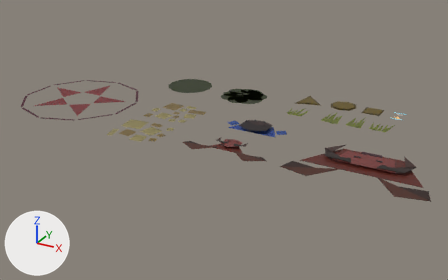
A saved change to the glTF model assets/models/meshes.gltf.
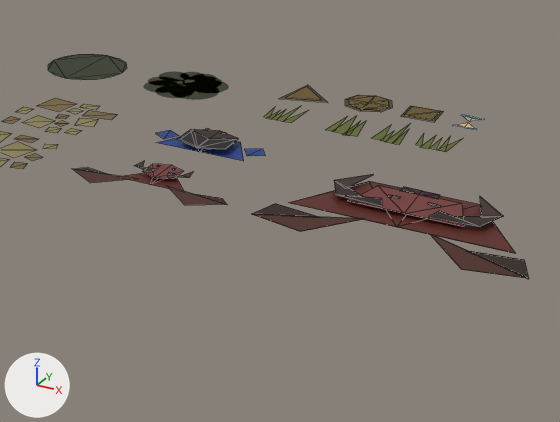
Each version appears first whole from a 50 mm lens placed at (6.53, -9.62, 4.66), pointed at (0.89, 0.63, -0.47), and next in a close-up on the part from 32% to 100% of the width and 18% to 100% of the height. Lighting does not change. The marker at lower left points along +X, +Y and +Z. The close-ups show mesh edges as thin lines. Vertices at the same position are counted once.

The first close-up shows 'LumberingDevil', 'Person', 'Player', 'RoadTile', 'RoadTile2', 'Shadow', 'Shadow.001', 'Trunk2'.
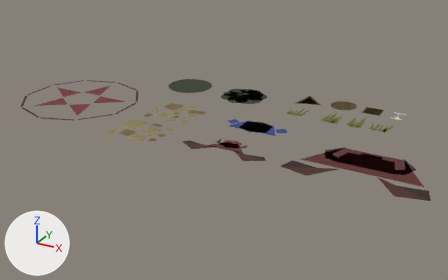
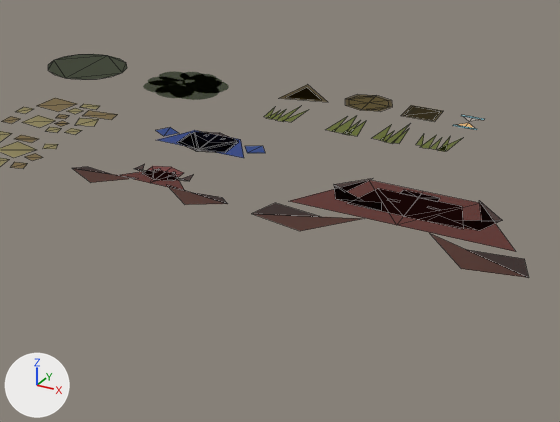
Edits to the bpy script that builds the scene:
```text
Change me_plane_006:
    used by ob_player; location = (1.614, -0.595, 0.0)
    remove me_plane_006.from_pydata(...)  # 42 vertices, 20 faces; spans x -0.87..0.87, y -0.35..0.37, z -0.02..0.04
    add me_plane_006.from_pydata(...)  # 40 vertices, 20 faces; spans x -0.87..0.87, y -0.35..0.37, z 0.0
    me_plane_006 part 1: the loose piece of 6 vertices spanning x -0.39..0.39, y -0.08..0.24, z -0.02 is moved by (0.0, 0.0, 0.02)
    me_plane_006 part 2: the loose piece of 6 vertices spanning x -0.18..0.18, y 0.01..0.37, z 0.02 is moved by (0.0, 0.0, -0.02)
    me_plane_006 part 3: the loose piece of 5 vertices spanning x 0.06..0.31, y 0.08..0.32, z 0.03 is moved by (0.0, 0.0, -0.03)
    me_plane_006 part 4: the loose piece of 5 vertices spanning x -0.31..-0.06, y 0.08..0.32, z 0.03 is moved by (0.0, 0.0, -0.03)
    me_plane_006 part 5: the loose piece of 3 vertices spanning x 0.45..0.87, y -0.14..-0.03, z -0.01 is deleted
    me_plane_006 part 6: the loose piece of 3 vertices spanning x -0.87..-0.45, y -0.14..-0.03, z -0.01 is deleted
    me_plane_006 part 7: 2 vertices added at x 0.45..0.76, y -0.08..-0.03, z 0.0
    me_plane_006 part 8: 2 vertices added at x -0.76..-0.45, y -0.08..-0.03, z 0.0
Change me_plane_010:
    used by ob_lumberingdevil; location = (4.026, -0.129, 0.0)
    remove me_plane_010.from_pydata(...)  # 104 vertices, 48 faces; spans x -1.26..1.26, y -0.81..0.62, z -0.02..0.05
    add me_plane_010.from_pydata(...)  # 54 vertices, 26 faces; spans x -1.26..1.26, y -0.81..0.62, z 0.0
    me_plane_010 part 9: the loose piece of 6 vertices spanning x -1.06..1.06, y -0.27..0.57, z -0.02 is moved by (0.0, 0.0, 0.02)
    me_plane_010 part 10: the loose piece of 6 vertices spanning x -0.55..0.55, y -0.06..0.42, z 0.03 is moved by (0.0, 0.0, -0.03)
    me_plane_010 part 11: the loose piece of 3 vertices spanning x 0.22..0.69, y -0.05..0.12, z 0.04 is moved by (0.0, 0.0, -0.04)
    me_plane_010 part 12: the loose piece of 3 vertices spanning x 0.52..0.82, y 0.17..0.62, z 0.04 is moved by (0.0, 0.0, -0.04)
    me_plane_010 part 13: the loose piece of 3 vertices spanning x 0.42..0.82, y -0.02..0.3, z 0.04 is moved by (0.0, 0.0, -0.04)
    me_plane_010 part 14: the loose piece of 6 vertices spanning x -0.19..0.19, y 0.4..0.5, z 0.03 is moved by (0.0, 0.0, -0.03)
    me_plane_010 part 15: the loose piece of 3 vertices spanning x -0.69..-0.22, y -0.05..0.12, z 0.04 is moved by (0.0, 0.0, -0.04)
    me_plane_010 part 16: the loose piece of 3 vertices spanning x -0.82..-0.52, y 0.17..0.62, z 0.04 is moved by (0.0, 0.0, -0.04)
    me_plane_010 part 17: the loose piece of 3 vertices spanning x -0.82..-0.42, y -0.02..0.3, z 0.04 is moved by (0.0, 0.0, -0.04)
    me_plane_010 part 18: 15 loose pieces with 54 vertices, spanning x -1.26..1.26, y -0.81..0.62, z -0.02..0.05, are deleted
    me_plane_010 part 19: 2 vertices added at x 0.67..1.16, y -0.44..-0.37, z 0.0
    me_plane_010 part 20: 2 vertices added at x -1.16..-0.67, y -0.44..-0.37, z 0.0
Change me_plane_012:
    where me_plane_012.from_pydata(...)  # 34 vertices, 20 faces; spans x -0.655..0.655, y -0.279..0.307, z -0.033..0.07
    used by ob_person; location = (1.649, 0.542, 0.0)
    me_plane_012 part 21: the whole mesh is scaled about the mesh origin by (1, 1, 0)
```

Boxes [x1, y1, x2, y2] around the edits, measured in the close-ups (560 x 422 px; the box of a moved part takes in the faces that stretch with it):
'LumberingDevil', reshaped
    before: [252, 174, 528, 279]
    after: [252, 179, 529, 278]
'Player', reshaped (7% shorter)
    before: [73, 161, 227, 205]
    after: [72, 164, 227, 205]
'Person', mesh rescaled
    before: [156, 128, 265, 161]
    after: [155, 127, 265, 158]
part 1 of me_plane_006, moved or reshaped
    before: [124, 173, 183, 190]
    after: [117, 170, 185, 191]
part 2 of me_plane_006, moved or reshaped
    before: [142, 164, 184, 179]
    after: [142, 166, 183, 181]
part 3 of me_plane_006, moved or reshaped
    before: [168, 171, 194, 178]
    after: [168, 174, 194, 181]
part 4 of me_plane_006, moved or reshaped
    before: [134, 161, 156, 172]
    after: [134, 164, 157, 175]
part 5 of me_plane_006, deleted
    before: [196, 194, 227, 205]
part 6 of me_plane_006, deleted
    before: [77, 167, 106, 174]
part 7 of me_plane_006, added
    after: [191, 192, 227, 204]
part 8 of me_plane_006, added
    after: [74, 167, 109, 174]
part 9 of me_plane_010, moved or reshaped
    before: [288, 181, 515, 253]
    after: [290, 180, 516, 252]
part 10 of me_plane_010, moved or reshaped
    before: [348, 201, 464, 227]
    after: [348, 188, 463, 229]
part 11 of me_plane_010, moved or reshaped
    before: [431, 217, 477, 226]
    after: [430, 217, 477, 230]
part 12 of me_plane_010, moved or reshaped (not visible before)
    after: [479, 200, 502, 222]
part 13 of me_plane_010, moved or reshaped (not visible before)
    after: [459, 220, 502, 230]
part 14 of me_plane_010, moved or reshaped (not visible before)
    after: [401, 190, 440, 201]
part 15 of me_plane_010, moved or reshaped
    before: [336, 195, 382, 207]
    after: [337, 199, 381, 211]
part 16 of me_plane_010, moved or reshaped (not visible before)
    after: [334, 179, 371, 191]
part 17 of me_plane_010, moved or reshaped (not visible before)
    after: [334, 185, 363, 201]
part 18 of me_plane_010, deleted (brown)
    before: [252, 174, 528, 279]
part 19 of me_plane_010, added (black)
    after: [468, 250, 529, 278]
part 20 of me_plane_010, added (black)
    after: [252, 203, 320, 217]
